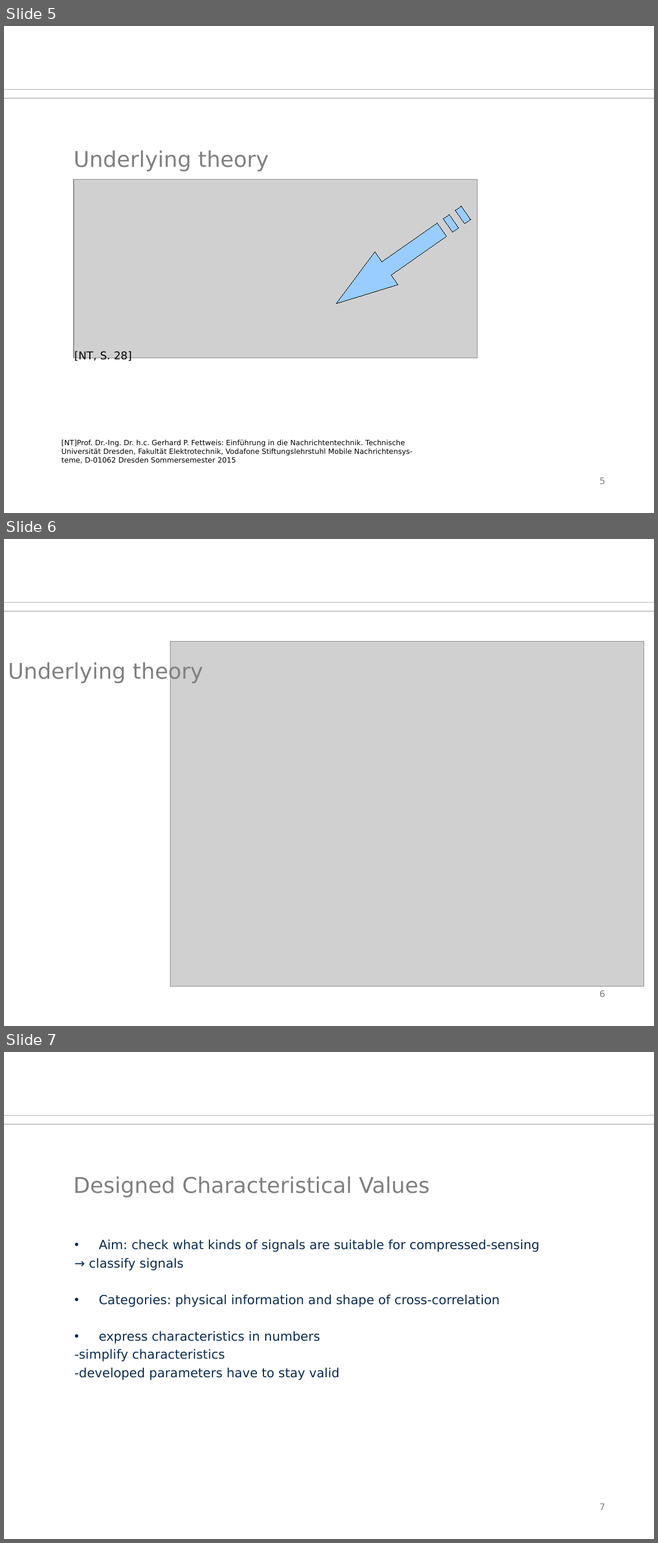
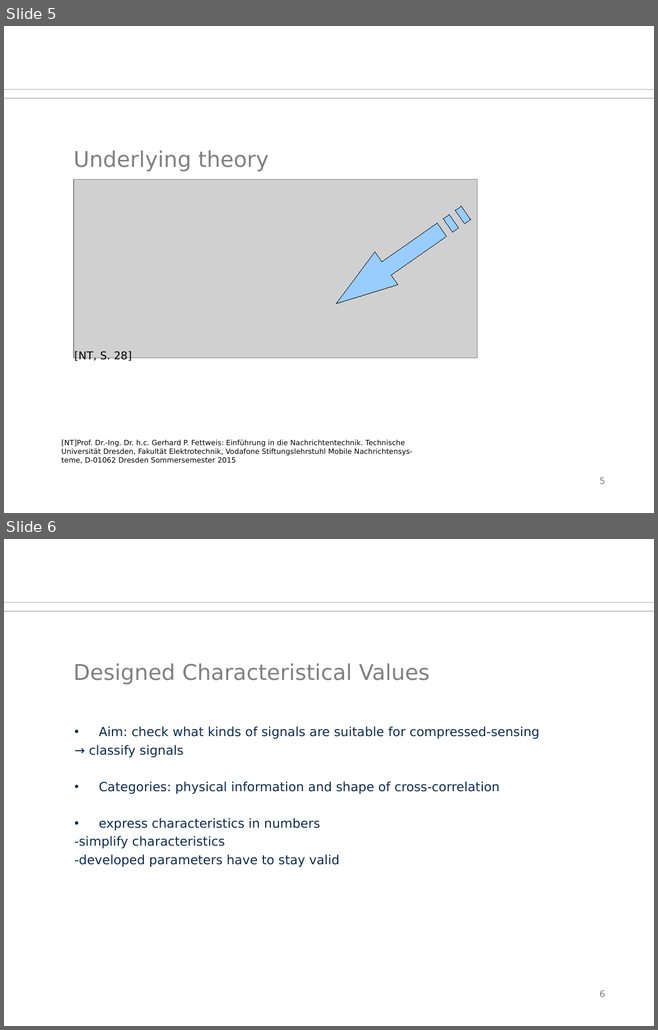
Before and after one commit to orgarten/Hauptseminar, a slide deck: Präsentation/btwf.odp. Shown one above the other, each under a label of ours: slides 5, 6 and 7 before the commit, slides 5 and 6 after it. The pictures are 658x1543 and 658x1030 pixels, drawn with LibreOffice and Linux fonts; fonts in the diff are those of the drawing; grey boxes stand for pictures; background and template pictures are left out. Boxes give left, top, right and bottom in pixels: in the first picture for what was removed or moved away, otherwise in the second. Text is boxed around its words. In the diff, an @@ line names an element or a change of style, - is before the commit and + after.

```diff
--- a/Präsentation/btwf.odp
+++ b/Präsentation/btwf.odp
@@ slide 6 removed at bbox=[4, 539, 654, 1026], background #FFFFFF; not listed: 2 template elements that a slide beside it also shows @@
@@ picture removed at bbox=[170, 641, 643, 986] @@
@@ title removed at bbox=[8, 661, 203, 683] @@
-Underlying theory
@@ page number removed at bbox=[599, 990, 605, 997] @@
-6
@@ what was slide 7 is now slide 6 @@
@@ page number at bbox=[599, 990, 605, 997]: text changed @@
-7
+6
```
Also in this commit, not shown: 1 slide added.
